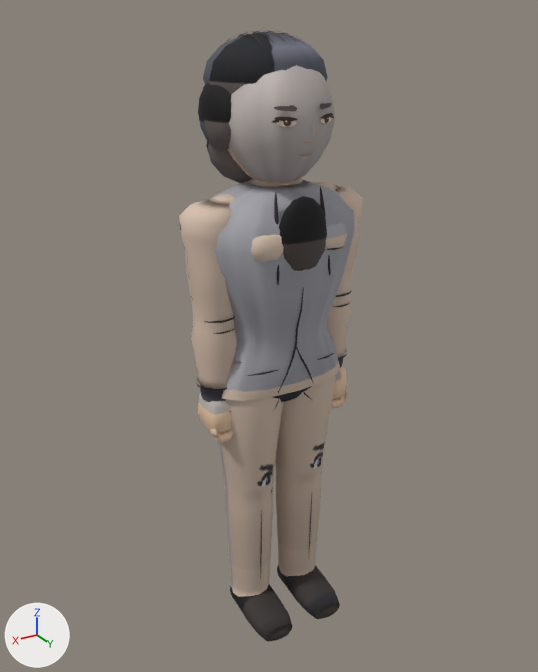
One commit to the glTF model assets/models/hayabusa_a.glb: the scene before it, then after it.
The view is the same before and after, from a 50 mm camera at (1.147, 1.875, 1.963) aimed at (0.003, -0.032, 1.009). Arrows for +X, +Y and +Z are at lower left; the lights stay in place. The older version comes first. Vertices at exactly the same position are counted once.

Before the edit, the objects in view are built like this:
```python
me_mesh_0 = bpy.data.meshes.new('Mesh_0')
me_mesh_0.from_pydata(...)  # 4644 vertices, 8334 faces; spans x -0.31..0.31, y -0.22..0.22, z -0.03..1.93
me_mesh_0.materials.append(mat_material_0)
ob_body = bpy.data.objects.new('Body', me_mesh_0)
ob_body.location = (0.0, 0.0, 0.0)
```
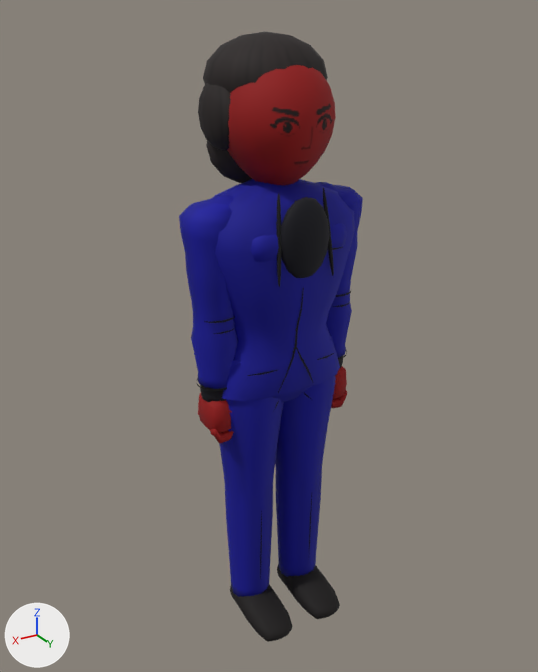
Where the change shows, as pixel boxes (x1, y1, x2, y2) in the pictures (538 x 672 px; the box of a moved part takes in the faces that stretch with it):
'Body', reshaped: before (179, 30, 363, 642); after (179, 32, 363, 642)
part 1 of me_mesh_0, deleted: before (272, 103, 334, 156)
part 2 of me_mesh_0, moved or reshaped: before (225, 30, 335, 285); after (227, 65, 336, 287)
part 3 of me_mesh_0, moved or reshaped: before (278, 346, 301, 393); after (278, 328, 298, 393)
part 4 of me_mesh_0, recoloured (darker): (179, 32, 363, 642) in both

Edits to the bpy script that builds the scene:
```text
Change me_mesh_0:
    used by ob_body; location = (0.0, 0.0, 0.0)
    remove me_mesh_0.from_pydata(...)  # 4644 vertices, 8334 faces; spans x -0.31..0.31, y -0.22..0.22, z -0.03..1.93
    add me_mesh_0.from_pydata(...)  # 3818 vertices, 7078 faces; spans x -0.31..0.31, y -0.22..0.22, z -0.03..1.92
    me_mesh_0 part 1: 16 loose pieces with 688 vertices, spanning x -0.1..0.1, y 0.14..0.17, z 1.61..1.75, are deleted
    me_mesh_0 part 2: 65 vertices moved from x -0.09..0.09, y -0.16..0.17, z 1.25..1.7 to x -0.09..0.1, y -0.16..0.18, z 1.25..1.7; 630 vertices removed from x -0.16..0.16, y -0.22..0.18, z 1.26..1.93; 492 vertices added at x -0.17..0.17, y -0.17..0.19, z 1.26..1.88
    me_mesh_0 part 3: 2 vertices removed from x 0.01..0.07, y 0.14, z 0.89..1.04; 2 vertices added at x 0.01..0.07, y 0.13, z 0.89..1.04
    me_mesh_0 part 4: 5988 kept faces spanning x -0.31..0.31, y -0.22..0.22, z -0.03..1.92 get new vertex colours
    other edits to the shape of me_mesh_0 do not show in these pictures
```
